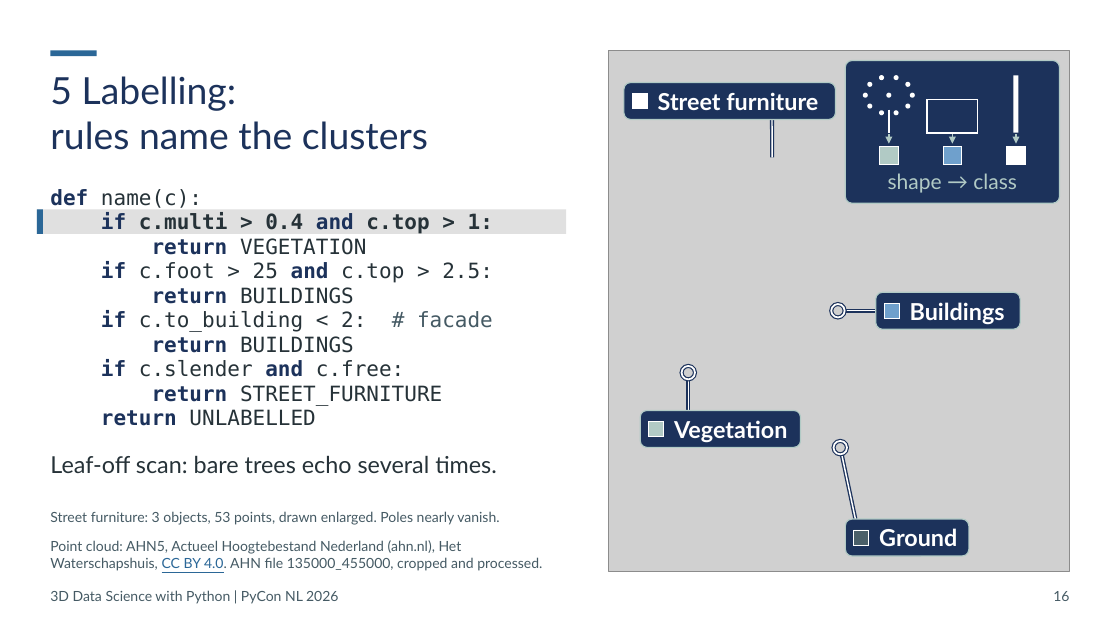
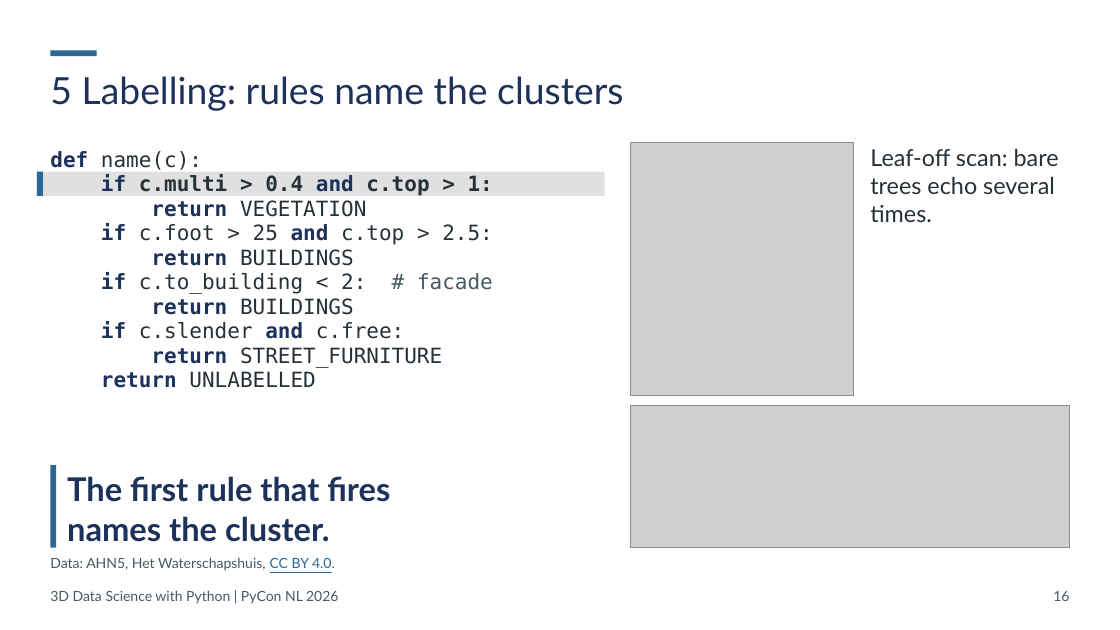
Before and after one commit to Sloppy1999/pycon-nl-2026-3d-data-science, a slide deck: slide 16 of deck/out/20261015_PyCon-NL_3D-Data-Science.pptx. Drawn at 1120x630 pixels with LibreOffice and Linux fonts; fonts in the diff are those of the drawing; grey boxes stand for pictures. Boxes give left, top, right and bottom in pixels: in the first picture for what was removed or moved away, otherwise in the second. Text is boxed around its words. In the diff, an @@ line names an element or a change of style, - is before the commit and + after.

```diff
--- a/deck/out/20261015_PyCon-NL_3D-Data-Science.pptx
+++ b/deck/out/20261015_PyCon-NL_3D-Data-Science.pptx
@@ title "5 Labelling: rules name the ..." rewrapped from (x1=50, y1=76, x2=428, y2=150) to (x1=50, y1=76, x2=623, y2=111) @@
@@ group removed at (x1=624, y1=82, x2=836, y2=157): 2 lines, 1 rounded rectangle, 1 rectangle @@
-Street furniture
@@ text "def name(c):" moved from (x1=50, y1=189, x2=493, y2=426) to (x1=50, y1=151, x2=493, y2=388) @@
@@ picture resized from (x1=608, y1=50, x2=1070, y2=571) to (x1=630, y1=143, x2=854, y2=395) @@
@@ text "Leaf-off scan: bare trees echo ..." rewrapped from (x1=50, y1=455, x2=497, y2=473) to (x1=870, y1=148, x2=1059, y2=222) @@
@@ group removed at (x1=845, y1=60, x2=1060, y2=203): 11 ellipses, 5 rectangles, 3 arrows, 1 rounded rectangle, 1 text, 1 line @@
-shape → class
@@ rectangle moved from (x1=37, y1=209, x2=43, y2=234) to (x1=37, y1=171, x2=43, y2=196) @@
@@ rectangle resized from (x1=37, y1=209, x2=566, y2=234) to (x1=37, y1=171, x2=605, y2=196) @@
@@ group removed at (x1=832, y1=292, x2=1021, y2=329): 2 lines, 2 ellipses, 1 rounded rectangle, 1 rectangle @@
-Buildings
@@ picture added at (x1=630, y1=405, x2=1070, y2=548) @@
@@ group removed at (x1=640, y1=366, x2=801, y2=448): 2 lines, 2 ellipses, 1 rounded rectangle, 1 rectangle @@
-Vegetation
@@ rectangle added at (x1=50, y1=465, x2=56, y2=548), fill #2B6797 @@
@@ text added at (x1=67, y1=476, x2=390, y2=542), 28 pt, text #1C325B, bold @@
+The first rule that fires
+names the cluster.
@@ text removed at (x1=50, y1=511, x2=499, y2=525) @@
-Street furniture: 3 objects, 53 points, drawn enlarged. Poles nearly vanish.
@@ group removed at (x1=833, y1=441, x2=969, y2=556): 2 lines, 2 ellipses, 1 rounded rectangle, 1 rectangle @@
-Ground
@@ text at (x1=50, y1=557, x2=335, y2=571): text changed @@
-Point cloud: AHN5, Actueel Hoogtebestand Nederland (ahn.nl), Het Waterschapshuis, CC BY 4.0. AHN file 135000_455000, cropped and processed.
+Data: AHN5, Het Waterschapshuis, CC BY 4.0.
```
Also in this commit, not shown: 29 other slides changed, 3 slides removed, 28 other files.
